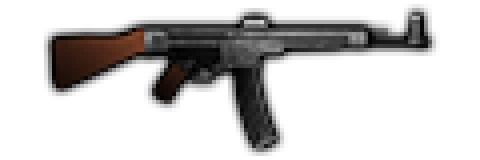
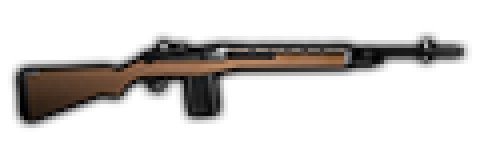
Two versions of the same layered image (480x160). Layer-by-layer changes:
added layer "m14_by_uncharted95-dblug3c" in group "Group 1" over [16, 36, 464, 124]
hid "stg_44_by_uncharted95-dblqwt9" over [48, 12, 432, 148]
